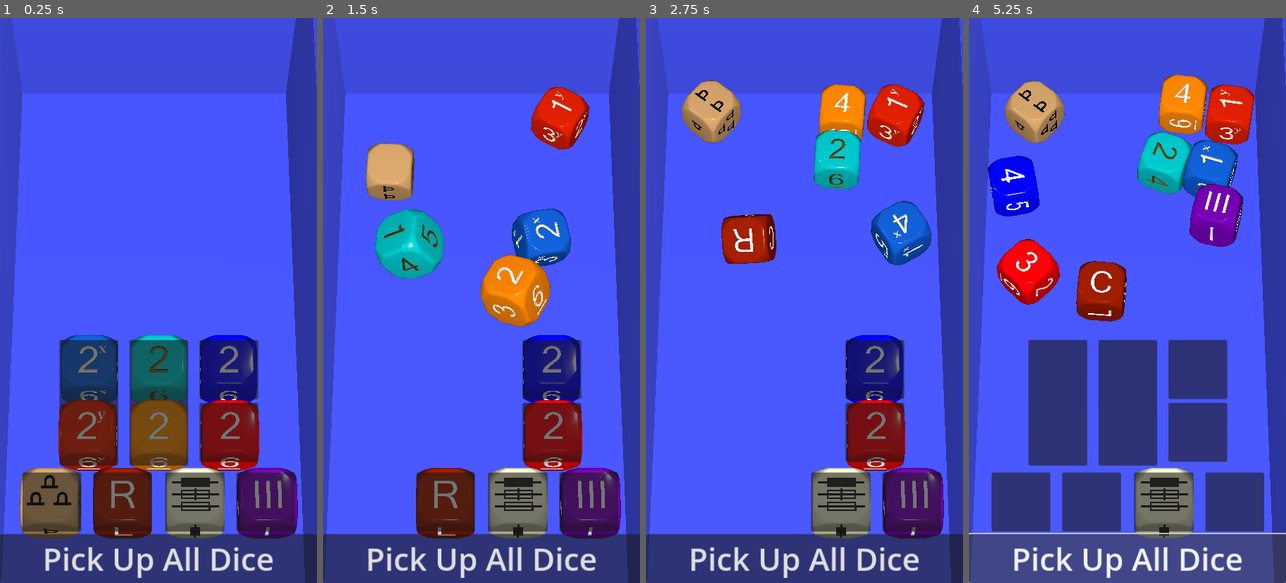
Above: before the commit, frames 1-4 (left to right).
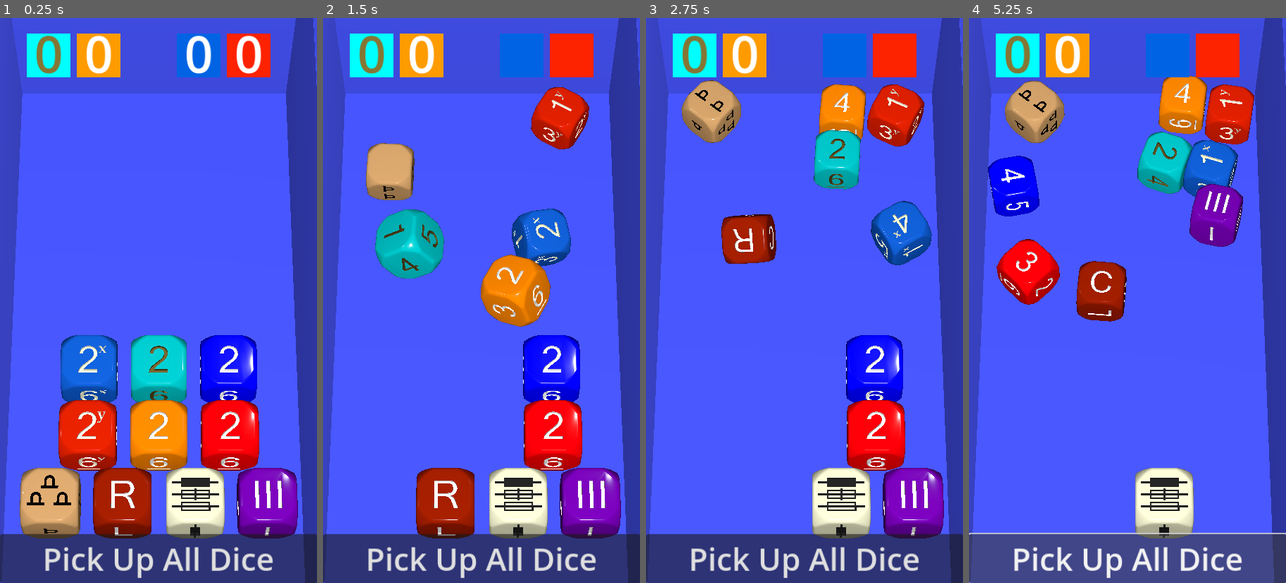
Above: after the commit, the same moments.

Repository: Teufelauto/2D6D-Dice
Game: Godot game, scene res://world.tscn
Two runs of this game, one before a commit and one after it. Both use one fixed random seed, a clock stepped at 60 frames per second and the inputs below.
Inputs (mouse positions are in pixels of both pictures, inside the frame that each line leads up to):
- Up to frame 1 (0.25 s): no input
- Up to frame 2 (1.5 s): click (411, 402) at 0.5 s; click (481, 402) at 1.25 s
- Up to frame 3 (2.75 s): click (769, 503) at 2 s
- Up to frame 4 (5.25 s): click (1197, 368) at 2.75 s; click (1197, 430) at 3.5 s; click (1235, 503) at 4.25 s; click "Pick Up All Dice" at 5 s

The runs differ from the first frame. In frame 1, 24% of the frame differs, in the area x 7-94%, y 2-91%; in frame 2, 14%; in frame 3, 12%; in frame 4, 24%.

Commit message:
Started adding Scoreboard Dice Results

Diff:
--- a/DiceTray.gd
+++ b/DiceTray.gd
@@ -14,8 +14,8 @@
 @onready var center_result_label = %DiceCanvas/CenterResultLabel
 @onready var x_result_label = %DiceCanvas/XResultLabel
 @onready var y_result_label = %DiceCanvas/YResultLabel
-@onready var primary_label = %DiceCanvas/PrimaryLabel
-@onready var secondary_label = %DiceCanvas/SecondaryLabel
+@onready var primary_label = %DiceCanvas/TwoD6Control/PrimaryLabel
+@onready var secondary_label = %DiceCanvas/TwoD6Control/SecondaryLabel
 @onready var exit_number_label = $DiceCanvas/ExitNumberLabel
 
 static var room_size_x_roll_int : int = 0
--- a/world.tscn
+++ b/world.tscn
@@ -49,6 +49,107 @@
 layer = 2
 follow_viewport_enabled = true
 
+[node name="D66Control" type="Control" parent="DiceTray/DiceCanvas"]
+layout_mode = 3
+anchor_right = 1.0
+anchor_bottom = 1.0
+offset_bottom = -730.0
+
+[node name="D66PrimaryPolygon2D" type="Polygon2D" parent="DiceTray/DiceCanvas/D66Control"]
+self_modulate = Color(0, 1, 1, 1)
+position = Vector2(42, 25)
+scale = Vector2(7, 7)
+antialiased = true
+polygon = PackedVector2Array(0, 0, 0, 10, 10, 10, 10, 0)
+
+[node name="D66SecondaryPolygon2D" type="Polygon2D" parent="DiceTray/DiceCanvas/D66Control"]
+self_modulate = Color(0.992157, 0.607843, 0, 1)
+position = Vector2(122, 25)
+scale = Vector2(7, 7)
+antialiased = true
+polygon = PackedVector2Array(0, 0, 0, 10, 10, 10, 10, 0)
+
+[node name="D66PrimaryLabel" type="Label" parent="DiceTray/DiceCanvas/D66Control"]
+self_modulate = Color(0.521998, 0.462102, 0.204873, 1)
+layout_mode = 1
+anchors_preset = 15
+anchor_right = 1.0
+anchor_bottom = 1.0
+offset_left = 60.0
+offset_top = 15.0
+offset_right = -412.0
+offset_bottom = -72.0
+grow_horizontal = 2
+grow_vertical = 2
+theme_override_font_sizes/font_size = 80
+text = "0"
+horizontal_alignment = 1
+
+[node name="D66SecondaryLabel" type="Label" parent="DiceTray/DiceCanvas/D66Control"]
+layout_mode = 1
+anchors_preset = 15
+anchor_right = 1.0
+anchor_bottom = 1.0
+offset_left = 140.0
+offset_top = 15.0
+offset_right = -332.0
+offset_bottom = -72.0
+grow_horizontal = 2
+grow_vertical = 2
+theme_override_font_sizes/font_size = 80
+text = "0"
+horizontal_alignment = 1
+
+[node name="TwoD6Control" type="Control" parent="DiceTray/DiceCanvas"]
+layout_mode = 3
+anchor_right = 1.0
+anchor_bottom = 1.0
+offset_bottom = -730.0
+
+[node name="TwoD6PrimaryPolygon2D2" type="Polygon2D" parent="DiceTray/DiceCanvas/TwoD6Control"]
+self_modulate = Color(0, 0.390029, 0.890217, 1)
+position = Vector2(282, 25)
+scale = Vector2(7, 7)
+antialiased = true
+polygon = PackedVector2Array(0, 0, 0, 10, 10, 10, 10, 0)
+
+[node name="TwoD6SecondaryPolygon2D2" type="Polygon2D" parent="DiceTray/DiceCanvas/TwoD6Control"]
+self_modulate = Color(0.992157, 0.133333, 0, 1)
+position = Vector2(362, 25)
+scale = Vector2(7, 7)
+antialiased = true
+polygon = PackedVector2Array(0, 0, 0, 10, 10, 10, 10, 0)
+
+[node name="PrimaryLabel" type="Label" parent="DiceTray/DiceCanvas/TwoD6Control"]
+layout_mode = 1
+anchors_preset = 15
+anchor_right = 1.0
+anchor_bottom = 1.0
+offset_left = 300.0
+offset_top = 15.0
+offset_right = -172.0
+offset_bottom = -72.0
+grow_horizontal = 2
+grow_vertical = 2
+theme_override_font_sizes/font_size = 80
+text = "0"
+horizontal_alignment = 1
+
+[node name="SecondaryLabel" type="Label" parent="DiceTray/DiceCanvas/TwoD6Control"]
+layout_mode = 1
+anchors_preset = 15
+anchor_right = 1.0
+anchor_bottom = 1.0
+offset_left = 380.0
+offset_top = 15.0
+offset_right = -92.0
+offset_bottom = -72.0
+grow_horizontal = 2
+grow_vertical = 2
+theme_override_font_sizes/font_size = 80
+text = "0"
+horizontal_alignment = 1
+
 [node name="CenterResultLabel" type="Label" parent="DiceTray/DiceCanvas"]
 anchors_preset = 5
 anchor_left = 0.5
@@ -100,30 +201,6 @@
 theme_override_font_sizes/font_size = 60
 vertical_alignment = 2
 
-[node name="PrimaryLabel" type="Label" parent="DiceTray/DiceCanvas"]
-anchors_preset = 15
-anchor_right = 1.0
-anchor_bottom = 1.0
-offset_left = 28.0
-offset_top = 19.0
-offset_right = -438.0
-offset_bottom = -798.0
-grow_horizontal = 2
-grow_vertical = 2
-theme_override_font_sizes/font_size = 60
-
-[node name="SecondaryLabel" type="Label" parent="DiceTray/DiceCanvas"]
-anchors_preset = 15
-anchor_right = 1.0
-anchor_bottom = 1.0
-offset_left = 223.0
-offset_top = 26.0
-offset_right = -243.0
-offset_bottom = -791.0
-grow_horizontal = 2
-grow_vertical = 2
-theme_override_font_sizes/font_size = 60
-
 [node name="RoomRectangleLine2D" type="Line2D" parent="DiceTray/DiceCanvas"]
 position = Vector2(80, 492)
 points = PackedVector2Array(0, 220, 220, 220, 220, 0, 0, 0)
@@ -173,6 +250,7 @@
 size_flags_horizontal = 0
 size_flags_vertical = 0
 mouse_default_cursor_shape = 2
+flat = true
 
 [node name="XYThrowButton2" type="Button" parent="DiceTray/RoomSizeDice"]
 light_mask = 8
@@ -189,6 +267,7 @@
 size_flags_horizontal = 0
 size_flags_vertical = 0
 mouse_default_cursor_shape = 2
+flat = true
 
 [node name="DoublesDice" type="Node3D" parent="DiceTray"]
 
@@ -221,6 +300,7 @@
 grow_horizontal = 2
 grow_vertical = 2
 mouse_default_cursor_shape = 2
+flat = true
 
 [node name="RoomExitDirectionDie" type="Node3D" parent="DiceTray"]
 
@@ -244,6 +324,7 @@
 grow_horizontal = 2
 grow_vertical = 2
 mouse_default_cursor_shape = 2
+flat = true
 
 [node name="ExitLockCheckDie" type="Node3D" parent="DiceTray"]
 
@@ -268,6 +349,7 @@
 grow_horizontal = 2
 grow_vertical = 2
 mouse_default_cursor_shape = 2
+flat = true
 
 [node name="PrimaryDie" type="Node3D" parent="DiceTray"]
 
@@ -291,6 +373,7 @@
 grow_horizontal = 2
 grow_vertical = 2
 mouse_default_cursor_shape = 2
+flat = true
 
 [node name="SecondaryDie" type="Node3D" parent="DiceTray"]
 
@@ -314,6 +397,7 @@
 grow_horizontal = 2
 grow_vertical = 2
 mouse_default_cursor_shape = 2
+flat = true
 
 [node name="D3Die" type="Node3D" parent="DiceTray"]
 
@@ -338,6 +422,7 @@
 grow_horizontal = 2
 grow_vertical = 2
 mouse_default_cursor_shape = 2
+flat = true
 
 [node name="TrayModel" type="Node3D" parent="DiceTray"]
 
